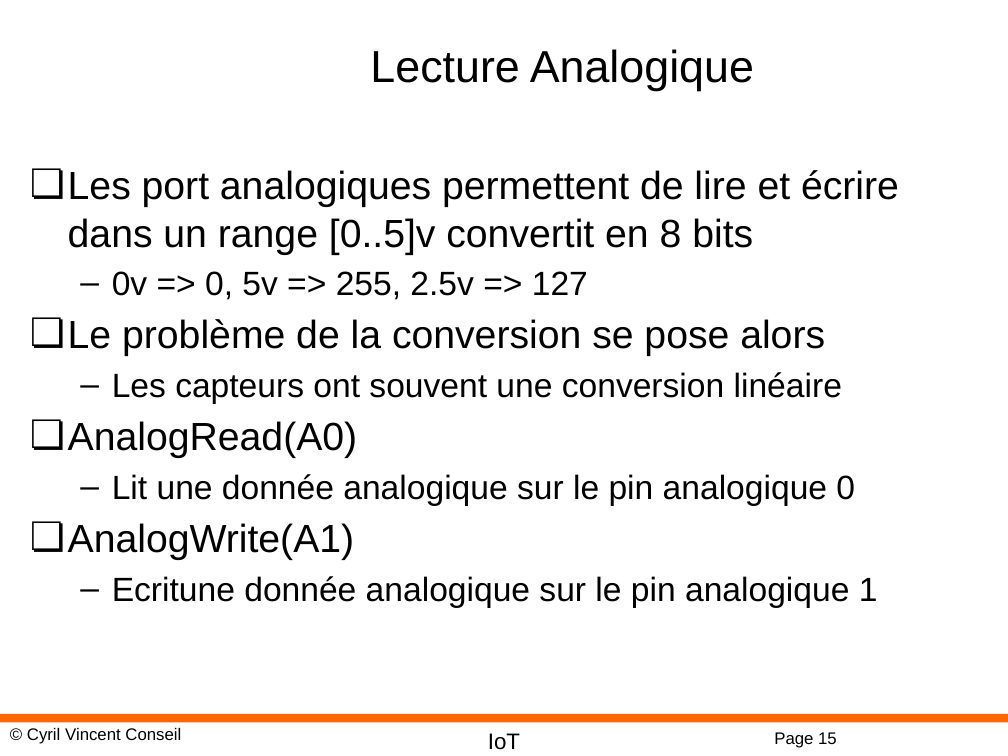
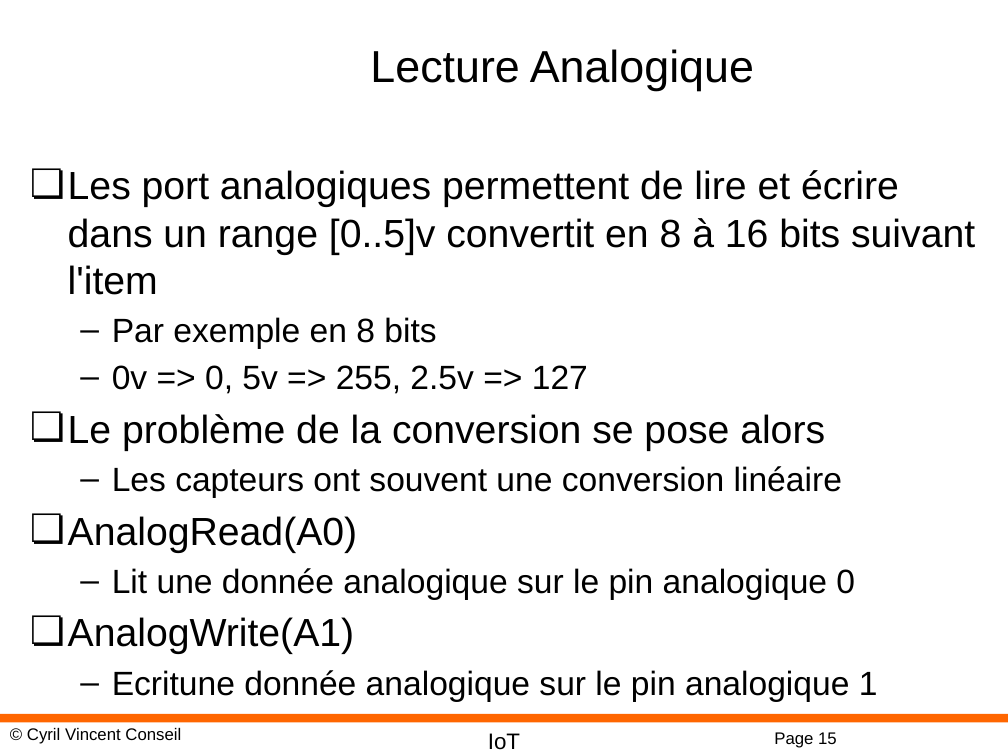
Before and after one commit to cyrilvincent/IoT, a slide deck: slide 15 of ppt/IoT04-ArduinoDev.pptx. Drawn at 1008x756 pixels with LibreOffice and Linux fonts; fonts in the diff are those of the drawing; background and template pictures are left out. Boxes give left, top, right and bottom in pixels: in the first picture for what was removed or moved away, otherwise in the second. Text is boxed around its words. In the diff, an @@ line names an element or a change of style, - is before the commit and + after.

```diff
--- a/ppt/IoT04-ArduinoDev.pptx
+++ b/ppt/IoT04-ArduinoDev.pptx
@@ text at <box>68,170,975,349</box>: text changed @@
-❏ Les port analogiques permettent de lire et écrire dans un range [0..5]v convertit en 8 bits
+❏ Les port analogiques permettent de lire et écrire dans un range [0..5]v convertit en 8 à 16 bits suivant l'item
+  – Par exemple en 8 bits
```
Also in this commit, not shown: 3 other files.
